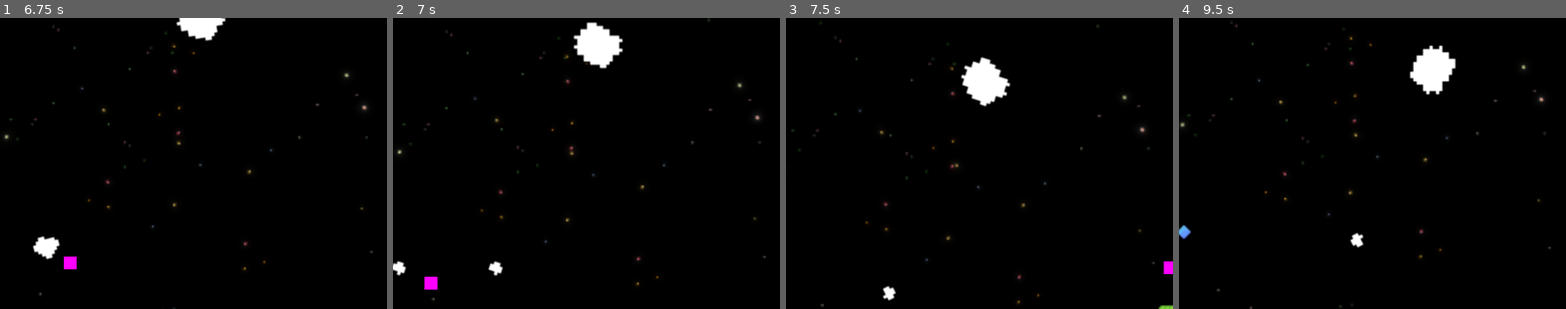
Above: before the commit, frames 1-4 (left to right).
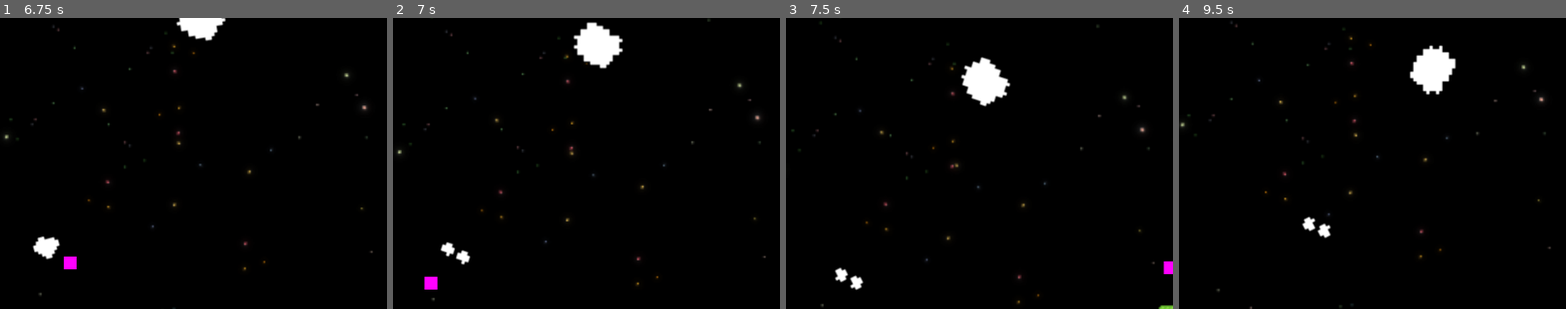
Above: after the commit, the same moments.

Repository: jaerrib/space-snake-survivor
Game: Godot game, scene res://scenes/level/level.tscn
Same seed, same stepped clock (60 frames per second), same inputs: the game is played once before the commit and once after it.
Inputs:
- Up to frame 1 (6.75 s): hold D (right) 0.53-1.28 s; tap P (xp_spawn) every 0.75 s from 0.6 to 6.6 s; hold S (down) 1.28-2.03 s; hold D (right) 2.03-2.78 s; hold Up (up) 2.78-3.53 s; hold A (left) 3.53-5.03 s; hold S (down) 5.03-5.78 s; hold D (right) 5.78-6.53 s; hold Up (up) from 6.53 s (still down)
- Up to frame 2 (7 s): keep holding Up (up)
- Up to frame 3 (7.5 s): release Up (up) at 7.28 s; hold D (right) from 7.28 s (still down); tap P (xp_spawn) at 7.35 s
- Up to frame 4 (9.5 s): release D (right) at 8.03 s; hold S (down) 8.03-8.78 s; tap P (xp_spawn) at 8.1, 8.85 s; hold A (left) from 8.78 s (still down)
The pictures show only the part of the screen within x 0-50%, y 2-52%; the shares and areas given below are measured in that part.

Frame 1 is identical in both runs. In frame 2, 0.5% of the frame differs, in the area x 0-29%, y 77-89%; in frame 3, 0.4%; in frame 4, 0.5%.

Commit message:
Spawn smaller asteroids in a random radius

Diff:
--- a/scenes/asteroid_large/asteroid_large.gd
+++ b/scenes/asteroid_large/asteroid_large.gd
@@ -7,8 +7,14 @@
 	sprite_2d.frame = frame_number
 
 func _on_hit_box_area_entered(area: Area2D) -> void:
-	var spawn_pos_1: Vector2 = Vector2(global_position.x + 30, global_position.y)
-	var spawn_pos_2: Vector2 = Vector2(global_position.x - 30, global_position.y)
+	var spawn_pos_1: Vector2 = get_random_position()
+	var spawn_pos_2: Vector2 = get_random_position()
 	SignalManager.on_create_enemy.emit(spawn_pos_1, Constants.EnemyType.ASTEROID_MEDIUM)
 	SignalManager.on_create_enemy.emit(spawn_pos_2, Constants.EnemyType.ASTEROID_MEDIUM)
 	queue_free()
+
+
+func get_random_position() -> Vector2:
+	var angle: float = randf_range(0, TAU)
+	var offset: Vector2 = Vector2.RIGHT.rotated(angle) * 17
+	return global_position + offset
--- a/scenes/asteroid_medium/asteroid_medium.gd
+++ b/scenes/asteroid_medium/asteroid_medium.gd
@@ -2,8 +2,14 @@
 
 
 func _on_hit_box_area_entered(area: Area2D) -> void:
-	var spawn_pos_1: Vector2 = Vector2(global_position.x + 30, global_position.y)
-	var spawn_pos_2: Vector2 = Vector2(global_position.x - 30, global_position.y)
+	var spawn_pos_1: Vector2 = get_random_position()
+	var spawn_pos_2: Vector2 = get_random_position()
 	SignalManager.on_create_enemy.emit(spawn_pos_1, Constants.EnemyType.ASTEROID_SMALL)
 	SignalManager.on_create_enemy.emit(spawn_pos_2, Constants.EnemyType.ASTEROID_SMALL)
 	queue_free()
+
+
+func get_random_position() -> Vector2:
+	var angle: float = randf_range(0, TAU)
+	var offset: Vector2 = Vector2.RIGHT.rotated(angle) * 12
+	return global_position + offset
